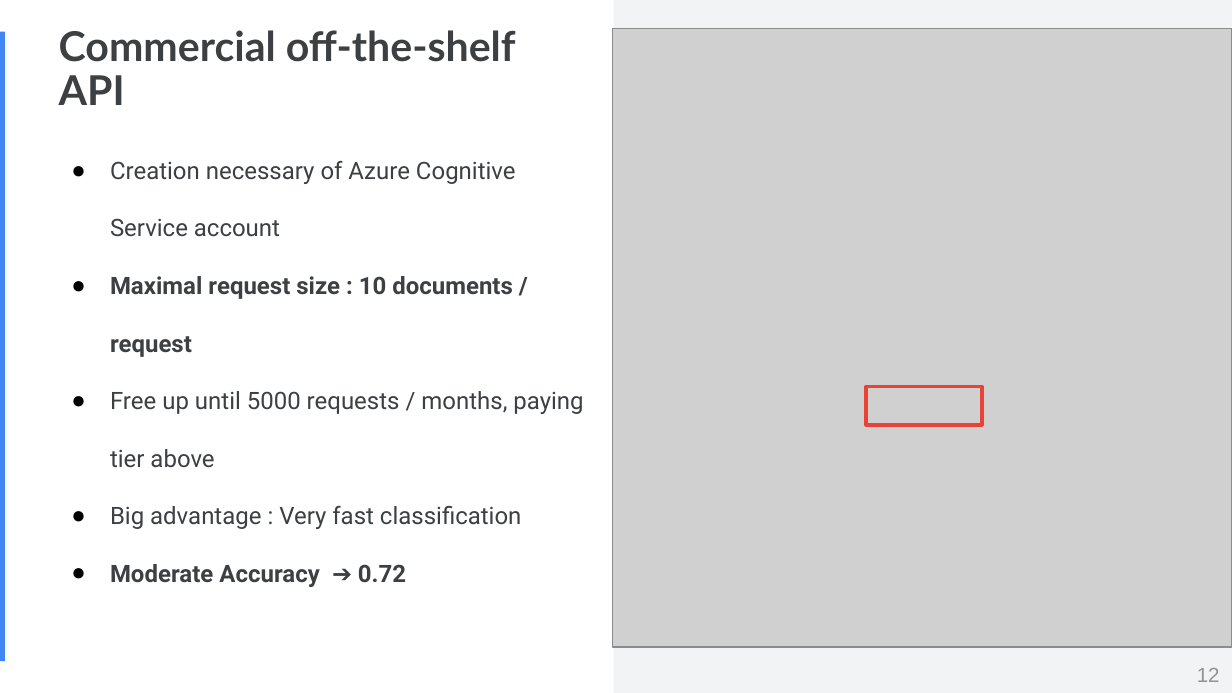
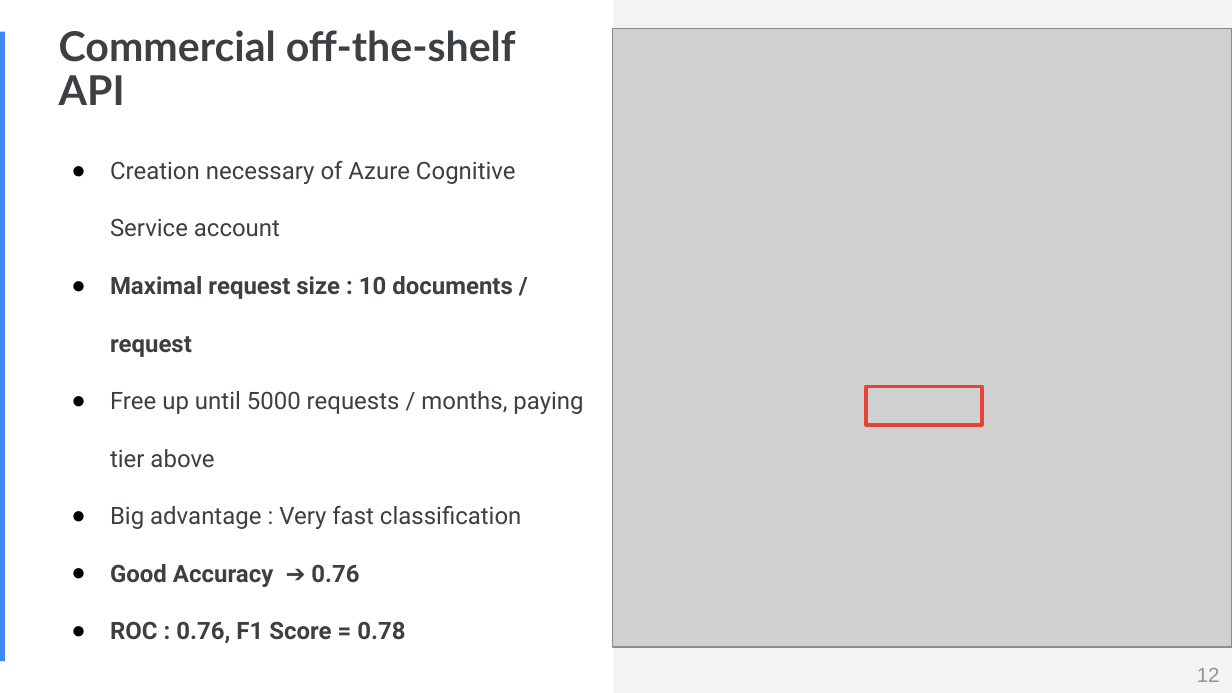
Before and after one commit to Faskill/Twitter-Sentiment-Analysis, a slide deck: slide 12 of P7_04_Presentation.pptx. Drawn at 1232x693 pixels with LibreOffice and Linux fonts; fonts in the diff are those of the drawing; grey boxes stand for pictures. Boxes give left, top, right and bottom in pixels: in the first picture for what was removed or moved away, otherwise in the second. Text is boxed around its words. In the diff, an @@ line names an element or a change of style, - is before the commit and + after.

```diff
--- a/P7_04_Presentation.pptx
+++ b/P7_04_Presentation.pptx
@@ text at (110, 564, 405, 643): text changed @@
-● Moderate Accuracy ➔ 0.72
+● Good Accuracy ➔ 0.76
+● ROC : 0.76, F1 Score = 0.78
```
Also in this commit, not shown: 4 other slides changed.
